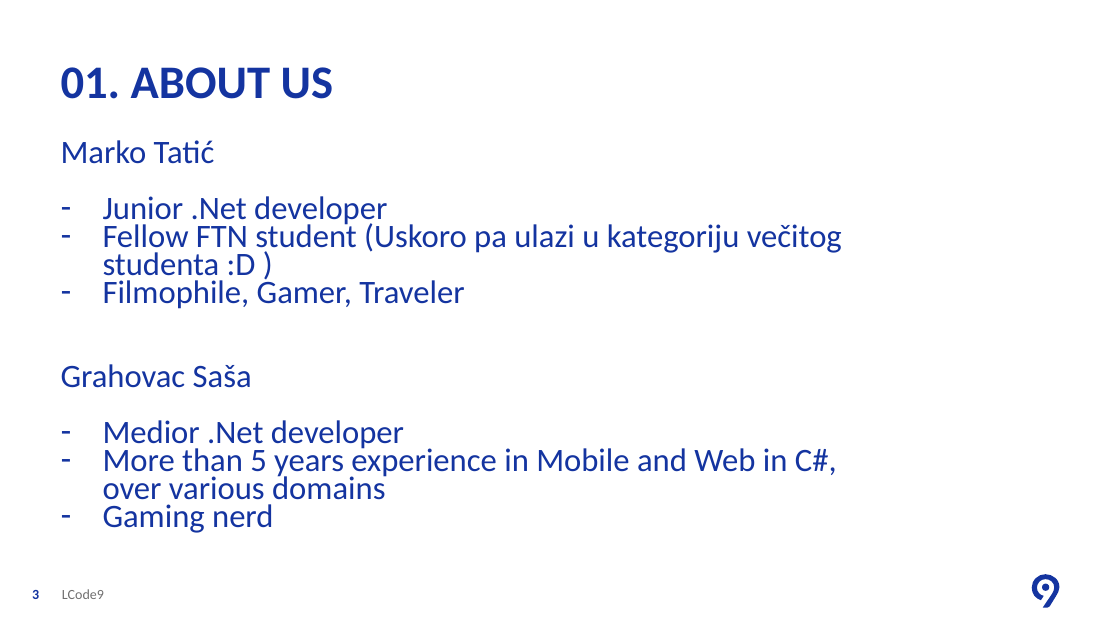
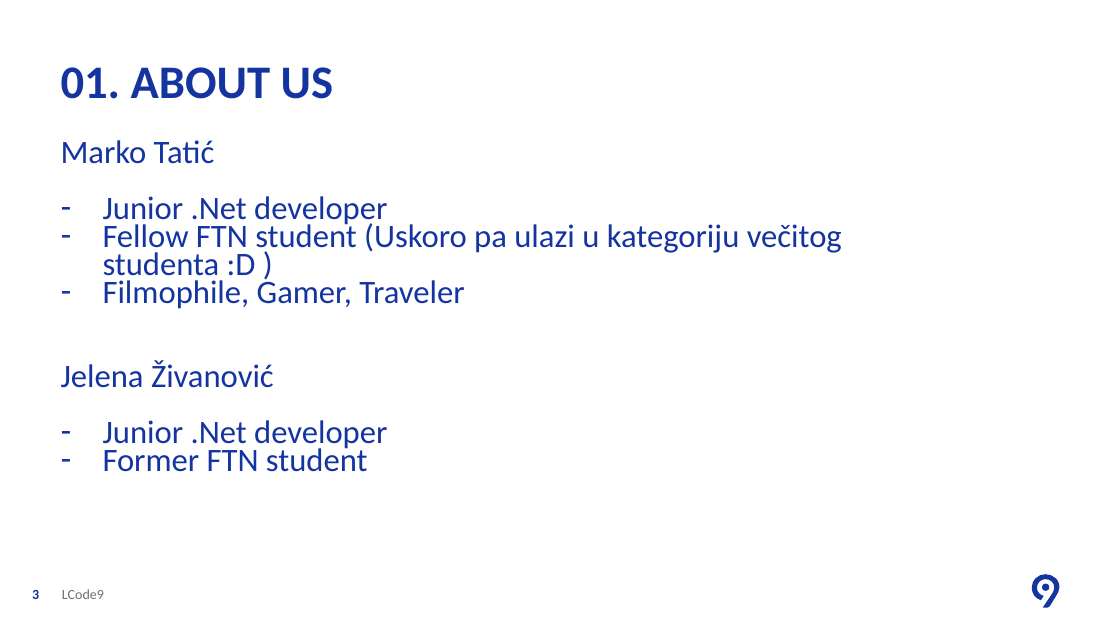
Before and after one commit to zivanovicj/Code9-Workshop, a slide deck: slide 3 of Code9 2022 - Unit Testing in C.pptx. Drawn at 1120x630 pixels with LibreOffice and Linux fonts; fonts in the diff are those of the drawing; background and template pictures are left out. Boxes give left, top, right and bottom in pixels: in the first picture for what was removed or moved away, otherwise in the second. Text is boxed around its words. In the diff, an @@ line names an element or a change of style, - is before the commit and + after.

Commit message:
added about me

```diff
--- a/Code9 2022 - Unit Testing in C.pptx
+++ b/Code9 2022 - Unit Testing in C.pptx
@@ text at (61, 360, 387, 472): text changed @@
-Grahovac Saša
-– Medior .Net developer
-– More than 5 years experience in Mobile and Web in C#, over various domains
-– Gaming nerd
+Jelena Živanović
+– Junior .Net developer
+– Former FTN student
```
